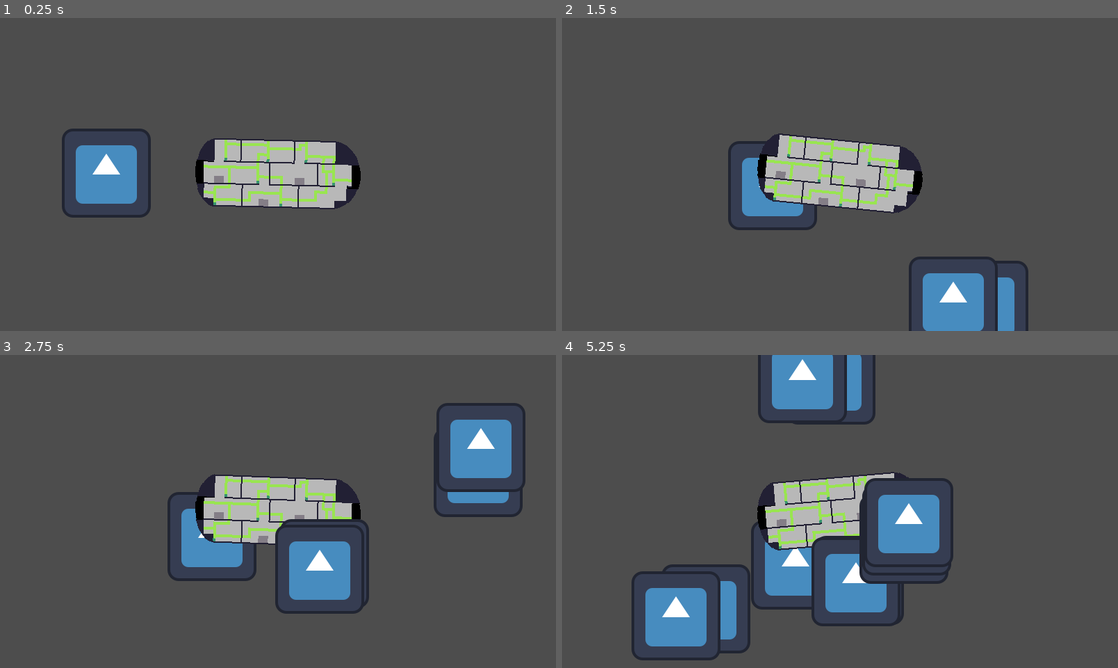
Above: before the commit, frames 1-4 (two rows, left to right).
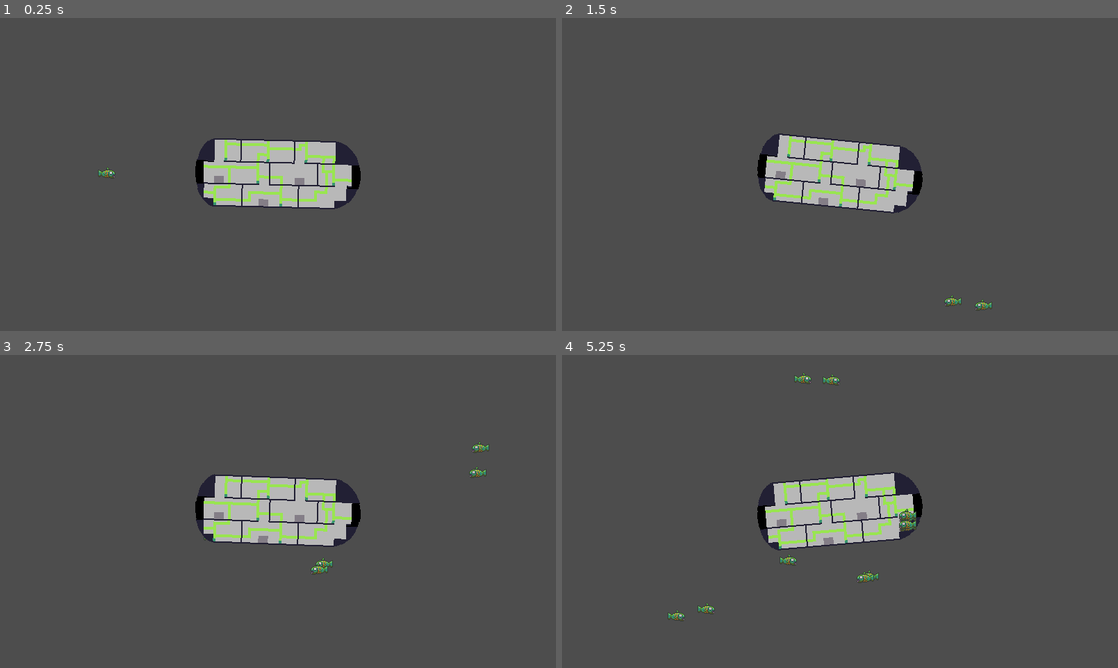
Above: after the commit, the same moments.

Repository: einmar/MalmoGameJam
Game: Godot game, scene res://scenes/sandbox/sasa_sandbox.tscn
Two runs of this game, one before a commit and one after it. Both use one fixed random seed, a clock stepped at 60 frames per second and the inputs below. The engine's default icon, where the game draws it, is replaced by a stand-in: a white triangle on a blue panel in a dark square.
Inputs:
- Up to frame 1 (0.25 s): no input
- Up to frame 2 (1.5 s): hold D (player1_right) from 0.53 s (still down); tap W (player1_up) at 0.77 s
- Up to frame 3 (2.75 s): tap W (player1_up) at 1.52 s; release D (player1_right) at 2.03 s; hold A (player1_left) from 2.03 s (still down)
- Up to frame 4 (5.25 s): release A (player1_left) at 2.78 s; hold D (player1_right) 2.78-4.28 s; tap W (player1_up) at 3.02, 3.77, 4.52 s; hold A (player1_left) 4.28-5.03 s; hold D (player1_right) from 5.03 s (still down)

The runs differ from the first frame. In frame 1, 2.6% of the frame differs, in the area x 11-28%, y 35-64%; in frame 2, 4.4%; in frame 3, 8.4%; in frame 4, 14%, in the area x 12-71%, y 0-98%.

Commit message:
updated basic enemy direction

Diff:
--- a/scenes/enemies/basic_enemy/basic_enemy.gd
+++ b/scenes/enemies/basic_enemy/basic_enemy.gd
@@ -5,11 +5,13 @@
 
 @onready var attack_timer: Timer = $AttackTimer
 @onready var target_update_timer: Timer = $TargetUpdateTimer
+@onready var character_sprite: Sprite2D = $Sprite2D
 
 var in_range: bool
 var can_attack: bool = true
 var stop_distance: float = 100
 var target_position: Vector2 = Vector2.INF
+
 
 func _ready() -> void:
 	call_deferred("set_target")
@@ -52,6 +54,7 @@
 	if not GameManager.submarine:
 		return
 	target_position = GameManager.submarine.position
+	character_sprite.flip_h = target_position.x > position.x
 
 func _on_health_health_depleted() -> void:
 	queue_free()
--- a/scenes/enemies/basic_enemy/basic_enemy.tscn
+++ b/scenes/enemies/basic_enemy/basic_enemy.tscn
@@ -1,14 +1,14 @@
 [gd_scene load_steps=6 format=3 uid="uid://jlm4ay5ndld7"]
 
-[ext_resource type="Texture2D" uid="uid://b4j7t7hof3occ" path="res://icon.svg" id="1_6tdk0"]
 [ext_resource type="Script" uid="uid://cvadl04swgs52" path="res://scenes/enemies/basic_enemy/basic_enemy.gd" id="1_hsin2"]
+[ext_resource type="Texture2D" uid="uid://cb4dbx6ti3m5o" path="res://art/spritesheets_characters/spritesheet_fishes.png" id="2_oyl6e"]
 [ext_resource type="PackedScene" uid="uid://cyu1pos2ranyx" path="res://scenes/health/health.tscn" id="3_oyl6e"]
 
 [sub_resource type="CircleShape2D" id="CircleShape2D_mone4"]
-radius = 40.0
+radius = 6.0
 
 [sub_resource type="CircleShape2D" id="CircleShape2D_oyl6e"]
-radius = 100.0
+radius = 25.0
 
 [node name="basic_enemy" type="CharacterBody2D"]
 collision_layer = 4
@@ -16,7 +16,7 @@
 script = ExtResource("1_hsin2")
 
 [node name="Sprite2D" type="Sprite2D" parent="."]
-texture = ExtResource("1_6tdk0")
+texture = ExtResource("2_oyl6e")
 
 [node name="CollisionShape2D" type="CollisionShape2D" parent="."]
 shape = SubResource("CircleShape2D_mone4")
Not shown, added: art/spritesheet_vechicles/submarine_background.png.import
Not shown, added: art/spritesheet_vechicles/submarine_frame.png.import
Not shown, added: art/spritesheets_characters/MainCharacter_1.png.import
Not shown, added: art/spritesheets_characters/spritesheet_fishes.png.import
